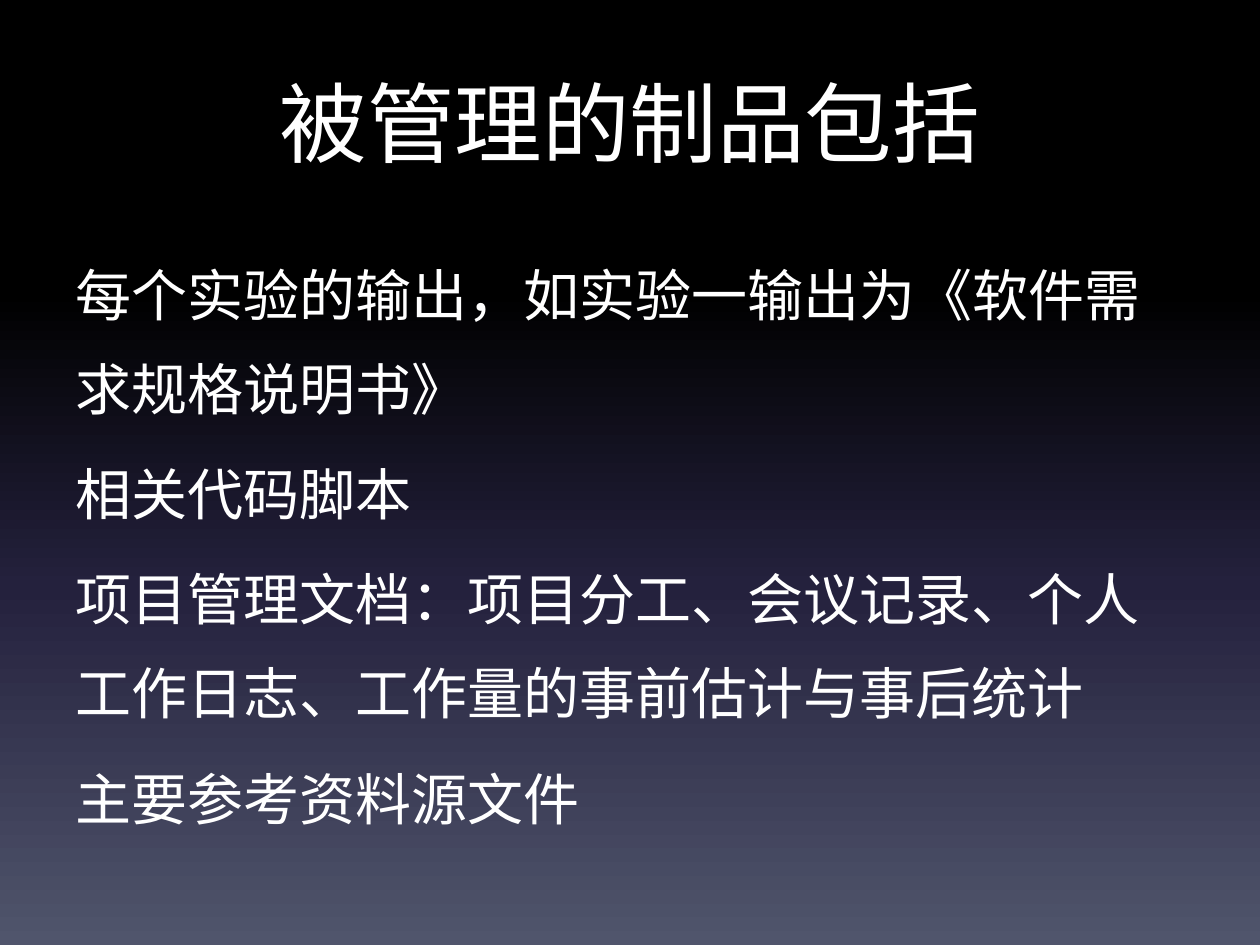
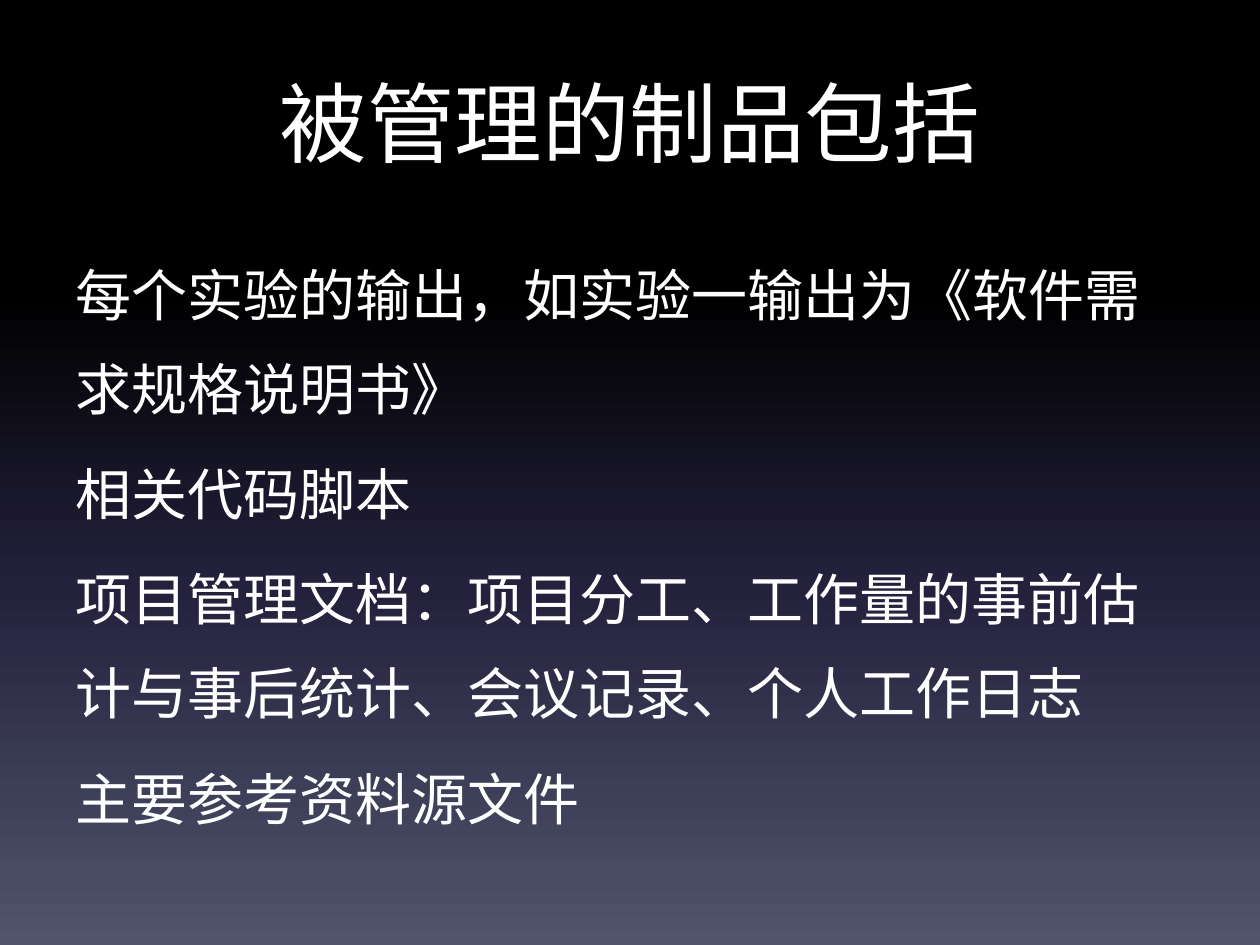
Before and after one commit to bhsei/ppt, a slide deck: slide 19 of 工具介绍和制品管理.pptx (slide 15 before the commit). Drawn at 1260x945 pixels with LibreOffice and Linux fonts; fonts in the diff are those of the drawing. Boxes give left, top, right and bottom in pixels: in the first picture for what was removed or moved away, otherwise in the second. Text is boxed around its words. In the diff, an @@ line names an element or a change of style, - is before the commit and + after.

Commit message:
2-ppt添加项目管理

```diff
--- a/工具介绍和制品管理.pptx
+++ b/工具介绍和制品管理.pptx
@@ text at (x1=76, y1=572, x2=1140, y2=719): text changed @@
-项目管理文档：项目分工、会议记录、个人工作日志、工作量的事前估计与事后统计
+项目管理文档：项目分工、工作量的事前估计与事后统计、会议记录、个人工作日志
```
Also in this commit, not shown: 3 other slides changed, 4 slides added.
